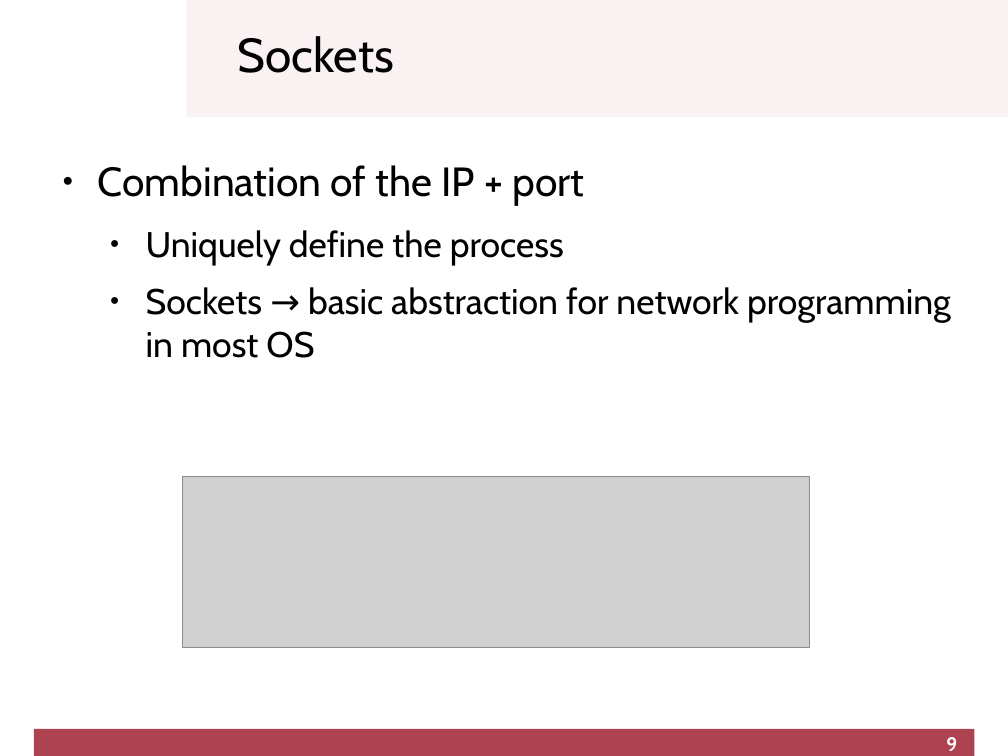
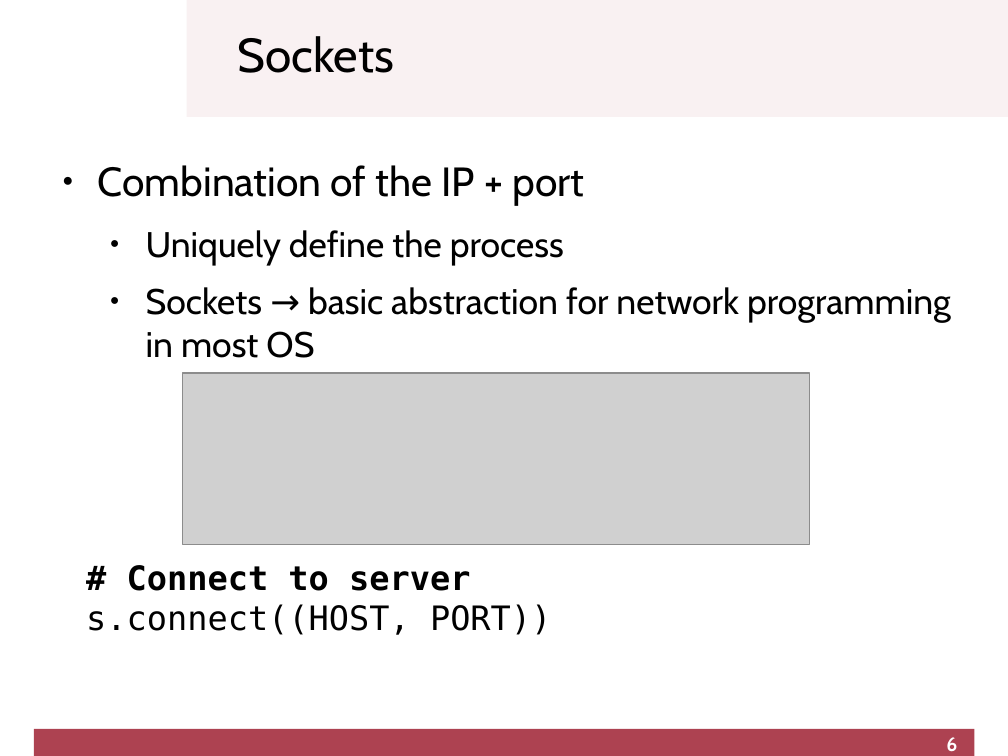
Before and after one commit to cletomartin/redes1, a slide deck: slide 6 of slides/transport.odp (slide 9 before the commit). Drawn at 1008x756 pixels with LibreOffice and Linux fonts; fonts in the diff are those of the drawing; grey boxes stand for pictures; background and template pictures are left out. Boxes give left, top, right and bottom in pixels: in the first picture for what was removed or moved away, otherwise in the second. Text is boxed around its words. In the diff, an @@ line names an element or a change of style, - is before the commit and + after.

```diff
--- a/slides/transport.odp
+++ b/slides/transport.odp
@@ picture moved from (x1=182, y1=476, x2=809, y2=647) to (x1=182, y1=373, x2=809, y2=544) @@
@@ text added at (x1=86, y1=565, x2=551, y2=635), 24 pt, text #000000 @@
+# Connect to server
+s.connect((HOST, PORT))
@@ page number at (x1=946, y1=737, x2=957, y2=752): text changed @@
-9
+6
```
Also in this commit, not shown: 2 other slides changed, 2 slides added, 4 other files.
